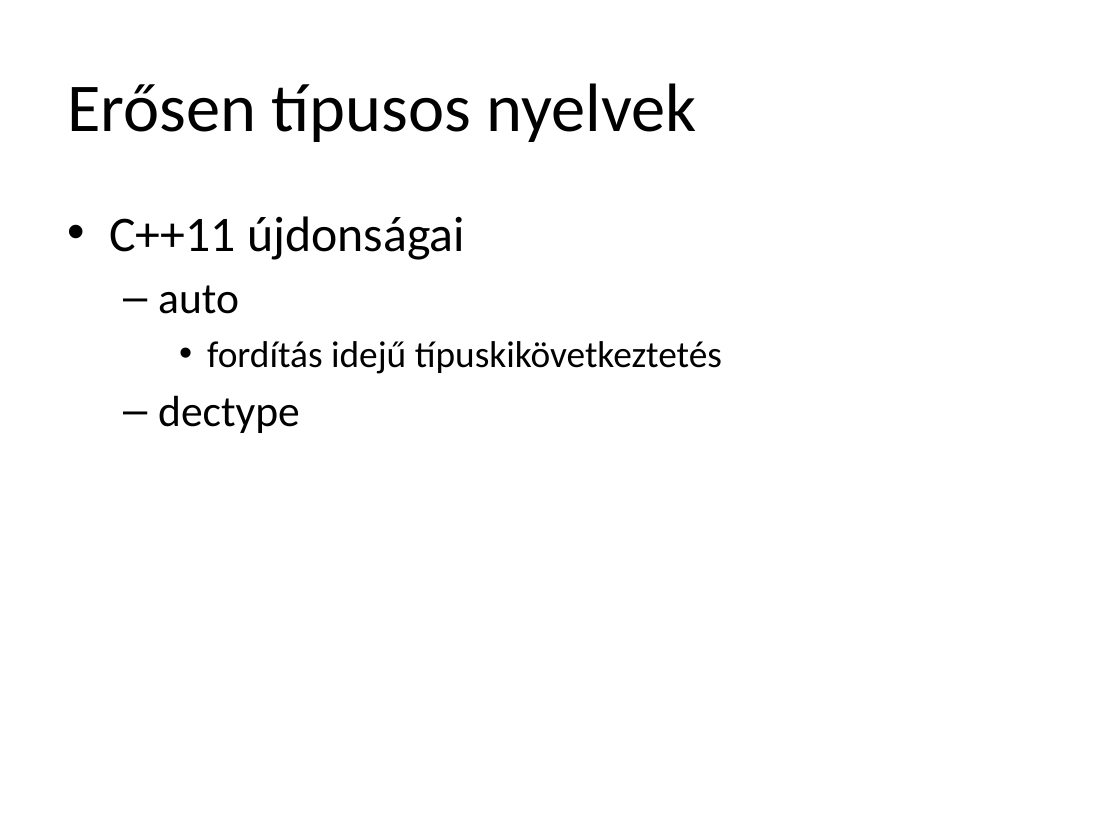
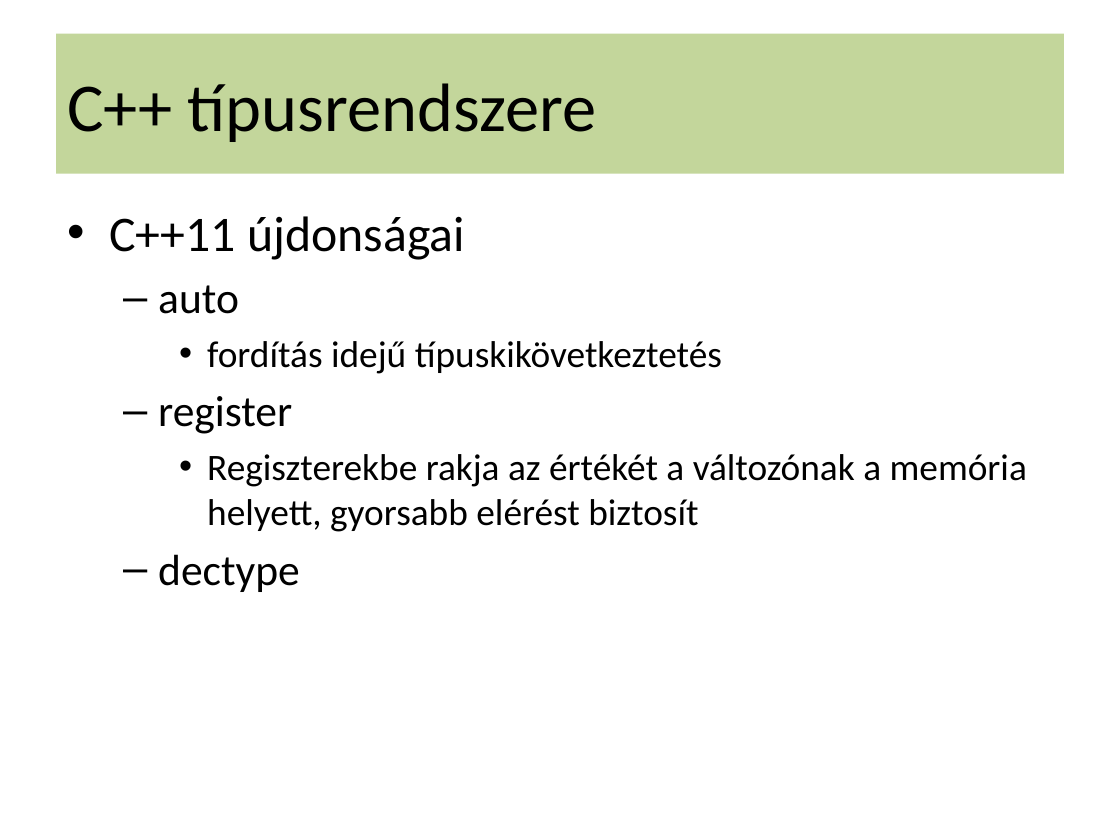
Before and after one commit to torokmark/cppgyak_jegyzet, a slide deck: slide 17 of programozasi_nyelvek_cpp_gyak02.pptx (slide 9 before the commit). Drawn at 1120x840 pixels with LibreOffice and Linux fonts; fonts in the diff are those of the drawing. Boxes give left, top, right and bottom in pixels: in the first picture for what was removed or moved away, otherwise in the second. Text is boxed around its words. In the diff, an @@ line names an element or a change of style, - is before the commit and + after.

Commit message:
Fixed: typos, extended

```diff
--- a/programozasi_nyelvek_cpp_gyak02.pptx
+++ b/programozasi_nyelvek_cpp_gyak02.pptx
@@ title "C++ típusrendszere": place and size @@
-title "C++ típusrendszere" at (67,83,697,142)
+title "C++ típusrendszere" at (56,34,1064,174)
@@ title "C++ típusrendszere" at (56,34,1064,174): fill none to #C3D69B @@
@@ title at (67,83,596,142): text changed @@
-Erősen típusos nyelvek
+C++ típusrendszere
@@ text at (158,396,1027,532): paragraphs added @@
+  – register
+    • Regiszterekbe rakja az értékét a változónak a memória helyett, gyorsabb elérést biztosít
```
Also in this commit, not shown: 18 other slides changed, 11 slides added.
